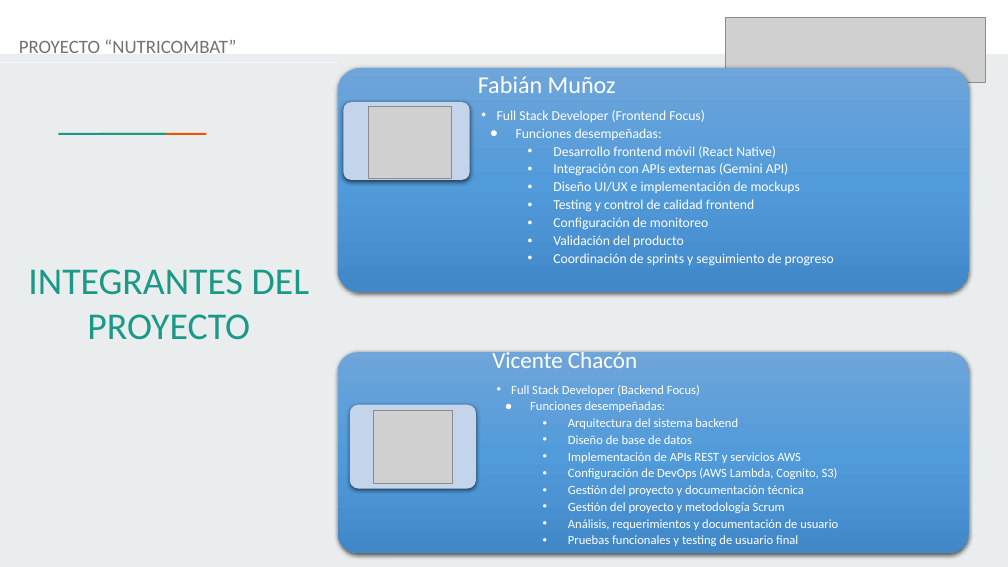
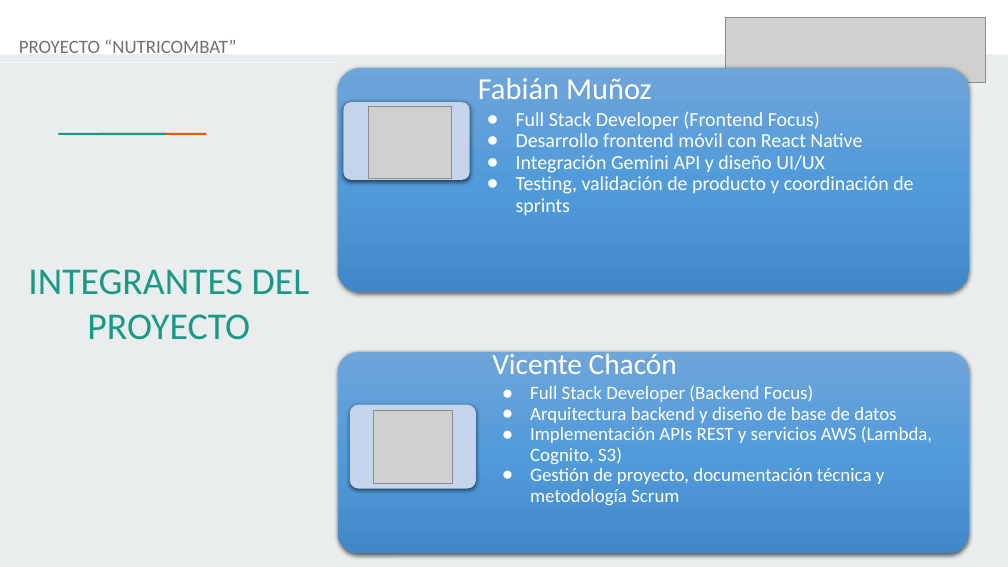
Before and after one commit to FabianIMV/nutricombat, a slide deck: slide 2 of Fase3/Evidencias_Grupales/Presentación Final del Proyecto (Español).pptx. Drawn at 1008x567 pixels with LibreOffice and Linux fonts; fonts in the diff are those of the drawing; grey boxes stand for pictures. Boxes give left, top, right and bottom in pixels: in the first picture for what was removed or moved away, otherwise in the second. Text is boxed around its words. In the diff, an @@ line names an element or a change of style, - is before the commit and + after.

Commit message:
mejora de descripcion integrantes

```diff
--- a/Fase3/Evidencias_Grupales/Presentación Final del Proyecto (Español).pptx
+++ b/Fase3/Evidencias_Grupales/Presentación Final del Proyecto (Español).pptx
@@ text at <box>478,78,820,129</box>: size 23 to 29 pt in "Fabián Muñoz"; size 13 to 19 pt in "Full Stack Developer (Frontend Focus)"; bullet • to ●; list level 2 to 1 in "Full Stack Developer (Frontend Focus)" @@
@@ text at <box>516,133,913,215</box>: text changed; size 13 to 19 pt @@
-● Funciones desempeñadas:
-  • Desarrollo frontend móvil (React Native)
-  • Integración con APIs externas (Gemini API)
-  • Diseño UI/UX e implementación de mockups
-  • Testing y control de calidad frontend
-  • Configuración de monitoreo
-  • Validación del producto
-  • Coordinación de sprints y seguimiento de progreso
+● Desarrollo frontend móvil con React Native
+● Integración Gemini API y diseño UI/UX
+● Testing, validación de producto y coordinación de sprints
@@ text at <box>492,349,813,402</box>: size 22 to 28 pt in "Vicente Chacón"; size 12 to 18 pt in "Full Stack Developer (Backend Focus)"; bullet • to ●; list level 2 to 1 in "Full Stack Developer (Backend Focus)" @@
@@ text at <box>530,407,932,505</box>: text changed; size 12 to 18 pt @@
-● Funciones desempeñadas:
-  • Arquitectura del sistema backend
-  • Diseño de base de datos
-  • Implementación de APIs REST y servicios AWS
-  • Configuración de DevOps (AWS Lambda, Cognito, S3)
-  • Gestión del proyecto y documentación técnica
-  • Gestión del proyecto y metodología Scrum
-  • Análisis, requerimientos y documentación de usuario
-  • Pruebas funcionales y testing de usuario final
+● Arquitectura backend y diseño de base de datos
+● Implementación APIs REST y servicios AWS (Lambda, Cognito, S3)
+● Gestión de proyecto, documentación técnica y metodología Scrum
```
